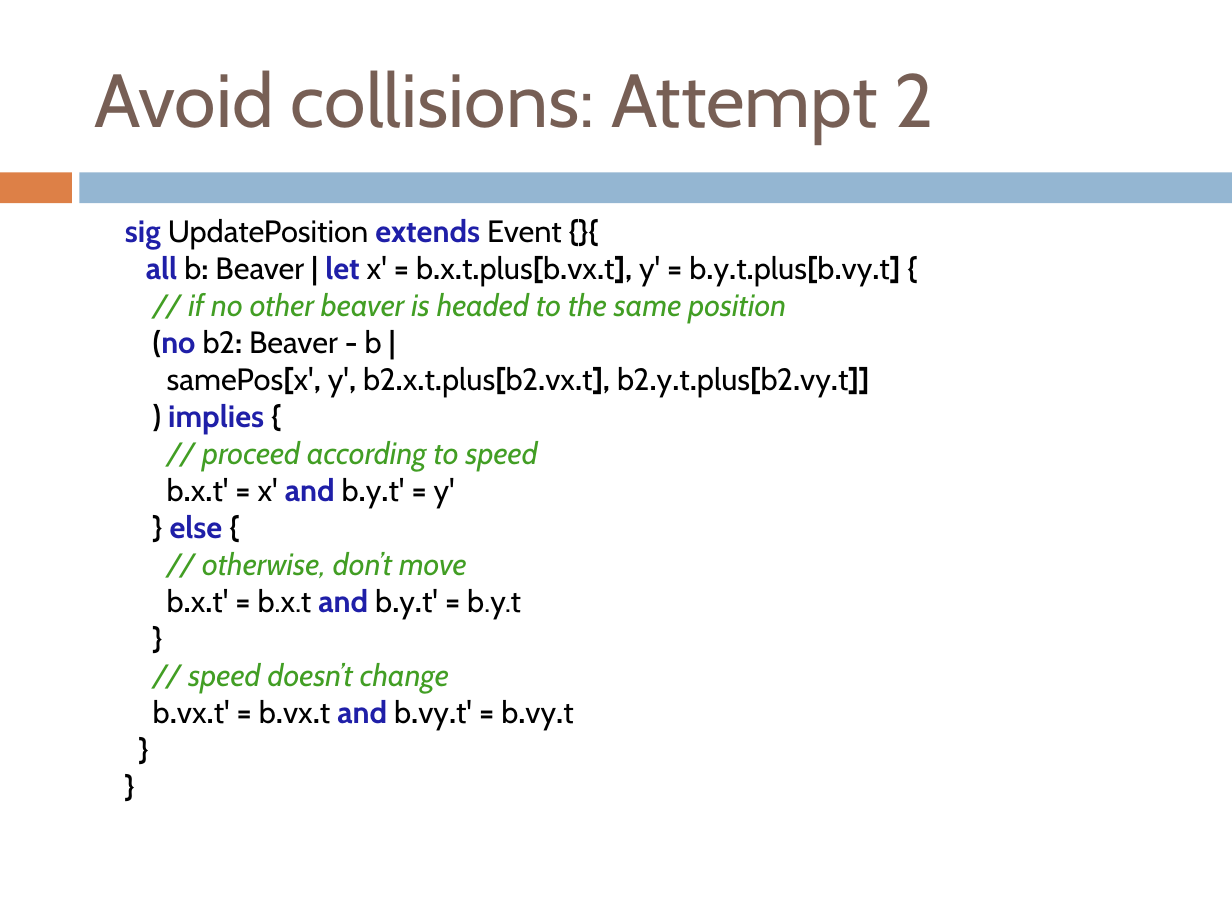
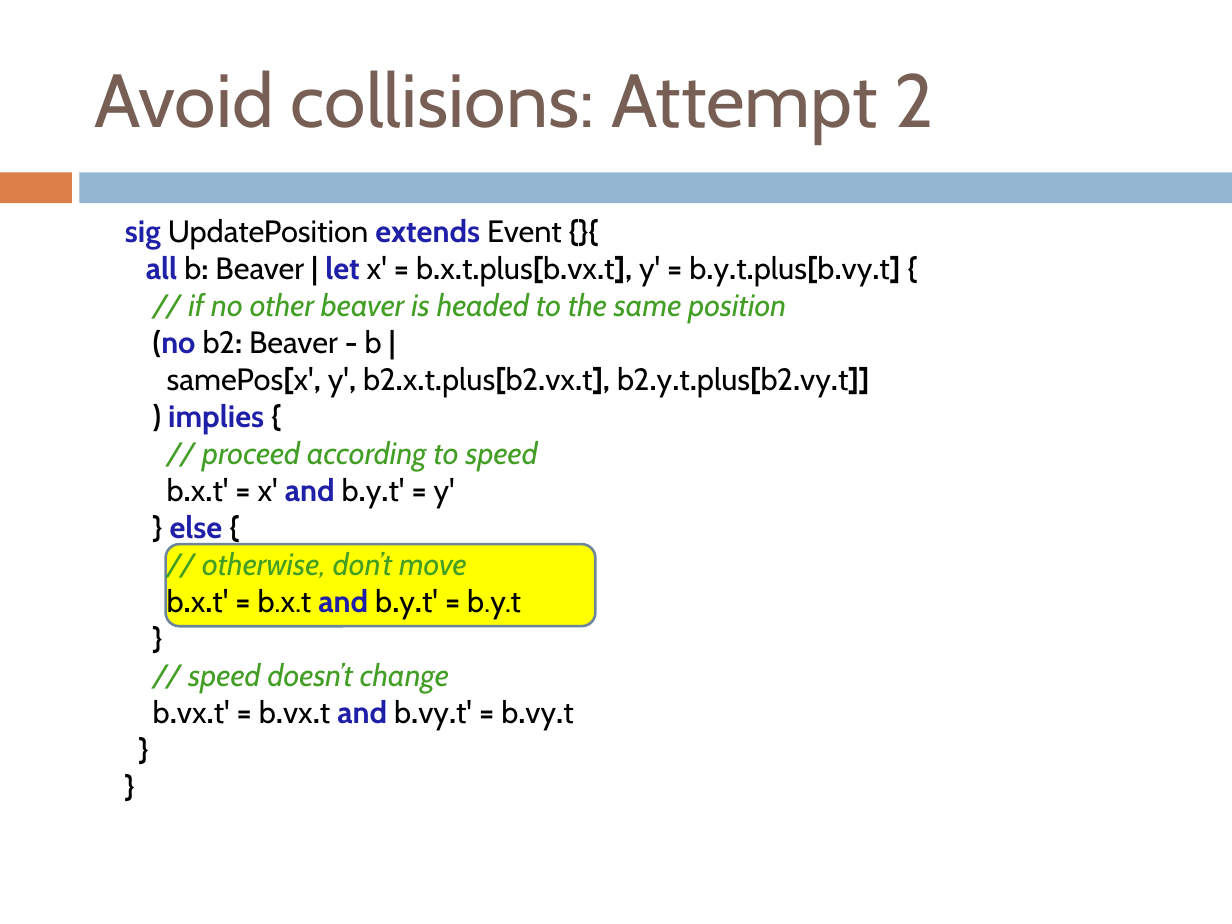
Before and after one commit to webguru412/React-Robots, a slide deck: slide 13 of talks/ppr-14-05-12.pptx (slide 15 before the commit). Drawn at 1232x924 pixels with LibreOffice and Linux fonts; fonts in the diff are those of the drawing. Boxes give left, top, right and bottom in pixels: in the first picture for what was removed or moved away, otherwise in the second. Text is boxed around its words. In the diff, an @@ line names an element or a change of style, - is before the commit and + after.

```diff
--- a/talks/ppr-14-05-12.pptx
+++ b/talks/ppr-14-05-12.pptx
@@ rounded rectangle added at bbox=[165, 545, 595, 627], fill #FFFF00, outline #6D879B 1.5 pt @@
```
Also in this commit, not shown: 4 other slides changed, 2 slides added, 1 other file.
